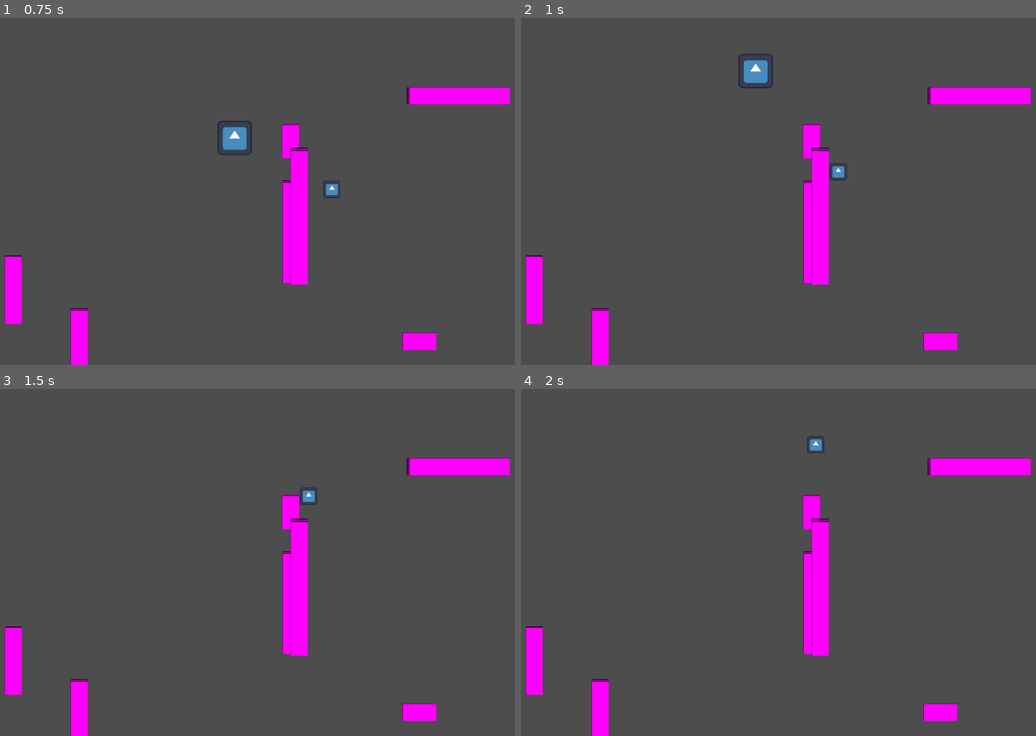
Above: before the commit, frames 1-4 (two rows, left to right).
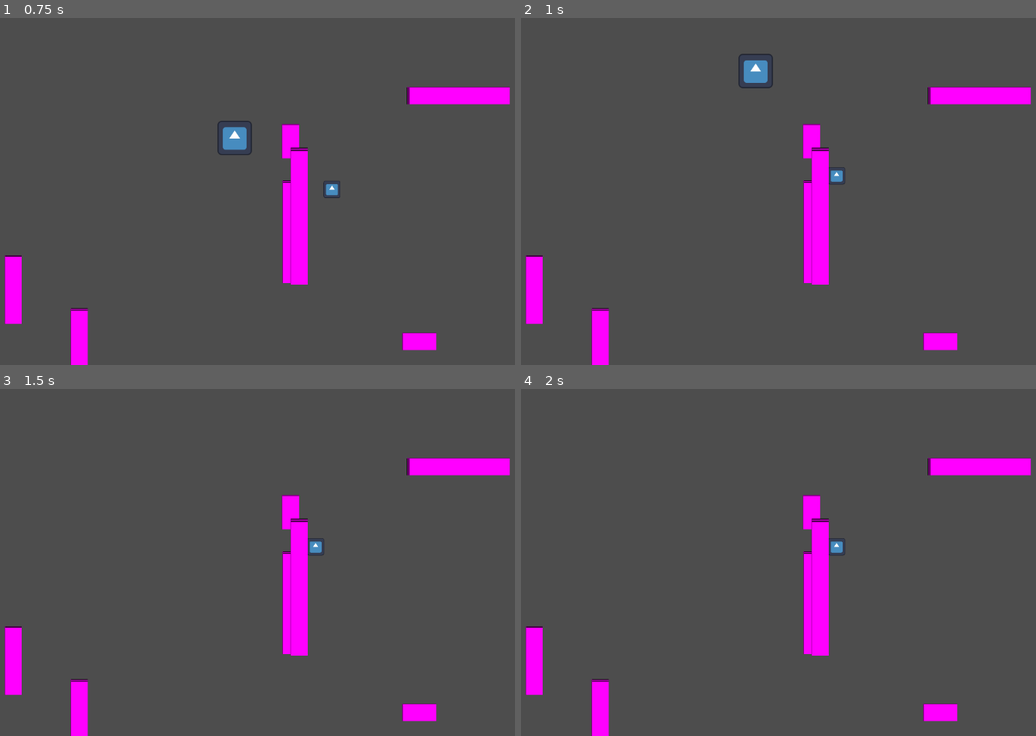
Above: after the commit, the same moments.

Repository: wintermute-cell/wmj25
Game: Godot game, scene res://game_world.tscn
The game is run twice, just before and just after one commit, with the same random seed, the same clock (stepped at 60 frames per second) and the same inputs. The engine's default icon, where the game draws it, is replaced by a stand-in: a white triangle on a blue panel in a dark square.
Inputs:
- Up to frame 1 (0.75 s): hold W (up) from 0.53 s (still down)
- Up to frame 2 (1 s): keep holding W (up)
- Up to frame 3 (1.5 s): keep holding W (up)
- Up to frame 4 (2 s): keep holding W (up)

Frame 1 is identical in both runs. In frame 2, 0.1% of the frame differs, in the area x 59-64%, y 41-48%; in frame 3, 0.2%; in frame 4, 0.2%, in the area x 55-63%, y 13-48%.

Commit message:
shitscheisspisskacke

Diff:
--- a/godot_project/enemy.gd
+++ b/godot_project/enemy.gd
@@ -1,11 +1,23 @@
-extends CharacterBody2D
+extends Area2D
 
 var speed = 400
+
 var is_colliding_with_player = false
+var is_colliding_with_wall = false
+
+var collision_normal = Vector2.ZERO
+
+var last_direction = Vector2.ZERO
+
+var collision_body: StaticBody2D
 
 # Called when the node enters the scene tree for the first time.
 func _ready() -> void:
 	add_to_group("Enemies")
+
+	body_entered.connect(_on_body_entered)
+	body_exited.connect(_on_body_exited)
+
 	pass # Replace with function body.
 
 
@@ -13,11 +25,46 @@
 func _process(delta: float) -> void:
 	if is_colliding_with_player:
 		return
-	velocity = search_player() * speed
-	move_and_slide()
-
+	var direction
+	if is_colliding_with_wall:
+		direction = find_way_around_wall(collision_body)
+		position += direction * speed * delta
+	else:
+		direction = search_player()
+	position += direction * speed * delta
+	last_direction = direction
+	print(direction)
 
 func search_player() -> Vector2:
 	var playerPosition = get_node("/root/GameWorld/Player").position
 	var directionToPlayer = (playerPosition - position).normalized()
 	return directionToPlayer
+
+func _on_body_entered(body: Node2D) -> void:
+	if body.is_in_group("Player"):
+		is_colliding_with_player = true
+	if body.is_in_group("Walls"):
+		body = body as StaticBody2D
+		is_colliding_with_wall = true
+		collision_body = body
+		print(collision_normal)
+
+func _on_body_exited(body: Node2D) -> void:
+	if body.is_in_group("Player"):
+		is_colliding_with_player = false
+	if body.is_in_group("Walls"):
+		is_colliding_with_wall = false
+
+func find_way_around_wall(wall: StaticBody2D) -> Vector2:
+	if wall == null:
+		print("Wall is null")
+		return Vector2.ZERO
+	var space_state = get_world_2d().direct_space_state
+	var query = PhysicsRayQueryParameters2D.create(global_position, wall.global_position)
+	var result = space_state.intersect_ray(query)
+
+	if result:
+		collision_normal = result.normal
+		# Move perpendicular to wall
+		# return collision_normal.orthogonal()
+	return Vector2.ZERO
--- a/godot_project/enemy.tscn
+++ b/godot_project/enemy.tscn
@@ -6,7 +6,7 @@
 [sub_resource type="CircleShape2D" id="CircleShape2D_4gyqm"]
 radius = 36.0
 
-[node name="Enemy" type="CharacterBody2D"]
+[node name="Enemy" type="Area2D"]
 script = ExtResource("1_4gyqm")
 
 [node name="CollisionShape2D" type="CollisionShape2D" parent="."]
--- a/godot_project/player.gd
+++ b/godot_project/player.gd
@@ -4,6 +4,7 @@
 const SPEED = 1000.0
 
 func _ready() -> void:
+	add_to_group("Player")
 	pass
 
 
